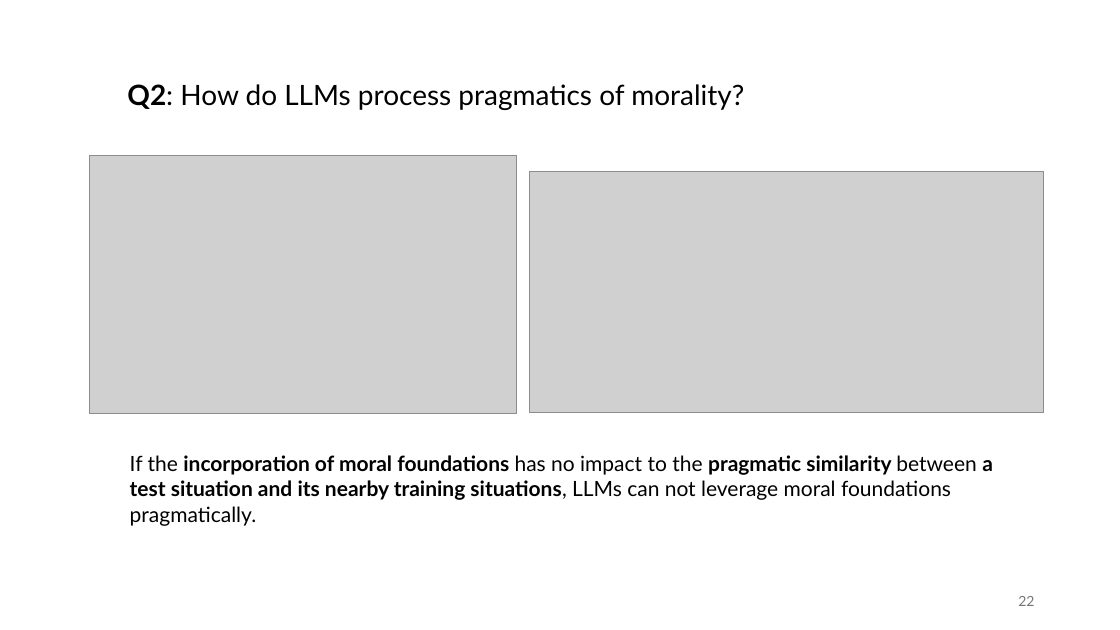
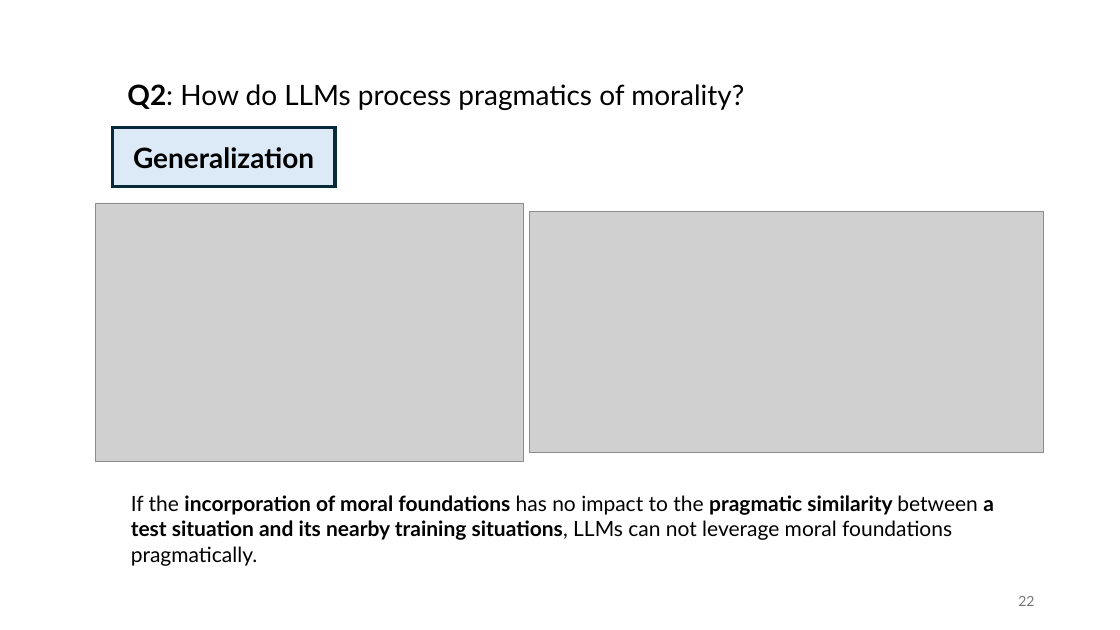
Before and after one commit to guangliang-nlp/jobtalk, a slide deck: slide 22 of jobtalk.pptx. Drawn at 1120x630 pixels with LibreOffice and Linux fonts; fonts in the diff are those of the drawing; grey boxes stand for pictures. Boxes give left, top, right and bottom in pixels: in the first picture for what was removed or moved away, otherwise in the second. Text is boxed around its words. In the diff, an @@ line names an element or a change of style, - is before the commit and + after.

```diff
--- a/jobtalk.pptx
+++ b/jobtalk.pptx
@@ rectangle added at [113,128,335,187], fill #DCEAF7, outline #092A39 3 pt, 24 pt, text #000000, bold @@
+Generalization
@@ picture: place and size @@
-picture at [89,155,517,413]
+picture at [96,203,523,461]
@@ picture: place and size @@
-picture at [529,171,1044,412]
+picture at [529,212,1044,452]
@@ text "If the incorporation of moral ...": place and size @@
-text "If the incorporation of moral ..." at [130,455,993,526]
+text "If the incorporation of moral ..." at [131,495,994,566]
```
Also in this commit, not shown: 5 other slides changed, 1 slide added, 1 other file.
